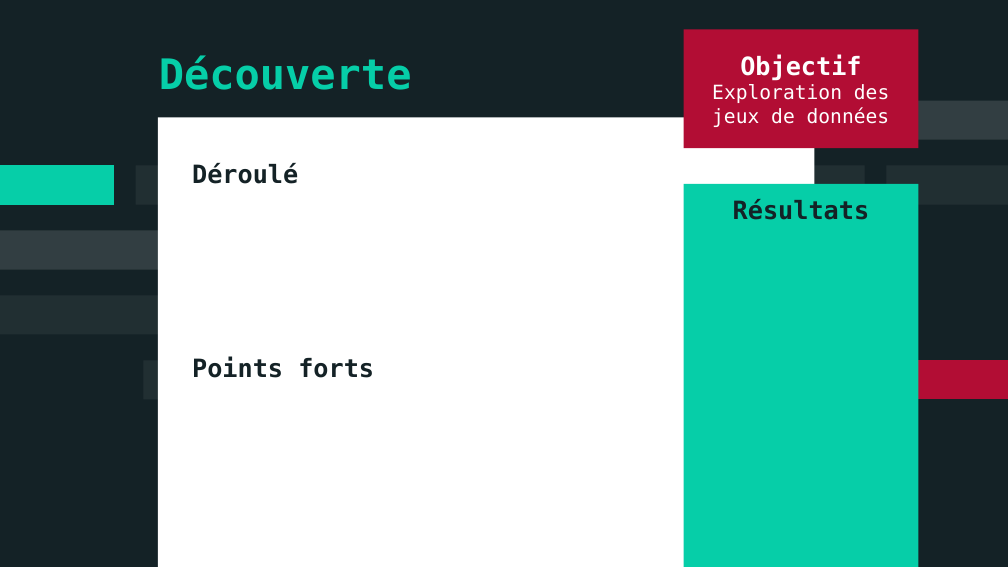
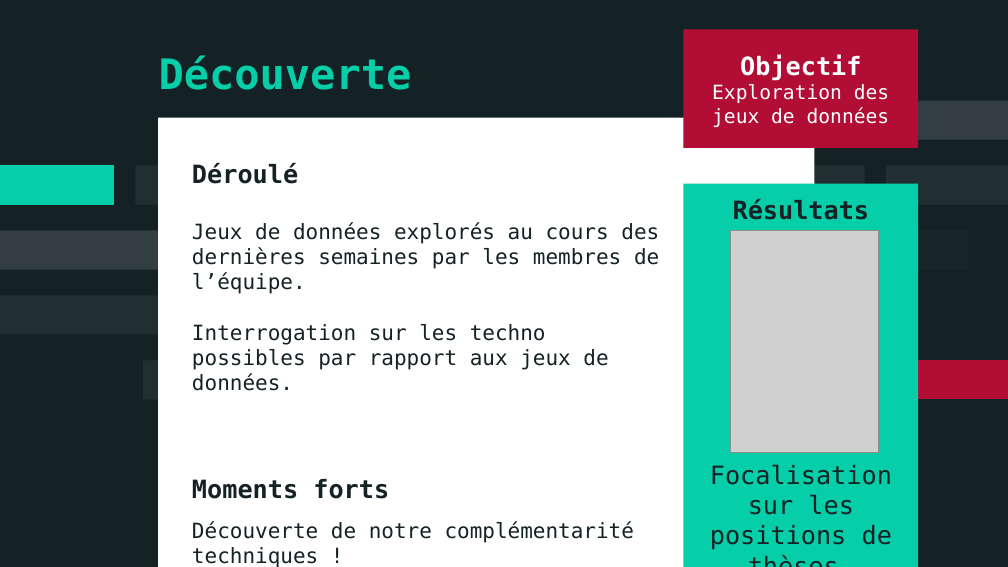
Before and after one commit to ademec/Drama-Queen, a slide deck: slide 4 of 2021-09 _ Carnet de bord.pptx. Drawn at 1008x567 pixels with LibreOffice and Linux fonts; fonts in the diff are those of the drawing; grey boxes stand for pictures. Boxes give left, top, right and bottom in pixels: in the first picture for what was removed or moved away, otherwise in the second. Text is boxed around its words. In the diff, an @@ line names an element or a change of style, - is before the commit and + after.

```diff
--- a/2021-09 _ Carnet de bord.pptx
+++ b/2021-09 _ Carnet de bord.pptx
@@ text at box(192, 222, 659, 567): text changed; size 18 to 15 pt; bold off @@
-Points forts
+Jeux de données explorés au cours des dernières semaines par les membres de l’équipe.
+Interrogation sur les techno possibles par rapport aux jeux de données.
+Moments forts
+Découverte de notre complémentarité techniques !
@@ picture added at box(730, 230, 878, 452) @@
@@ freeform shape added at box(740, 231, 969, 270), fill #FFFFFF at 2% opacity @@
@@ text in rectangle at box(710, 464, 892, 550): paragraph added @@
+Focalisation sur les positions de thèses.
```
Also in this commit, not shown: 10 other slides changed, 2 slides added.
